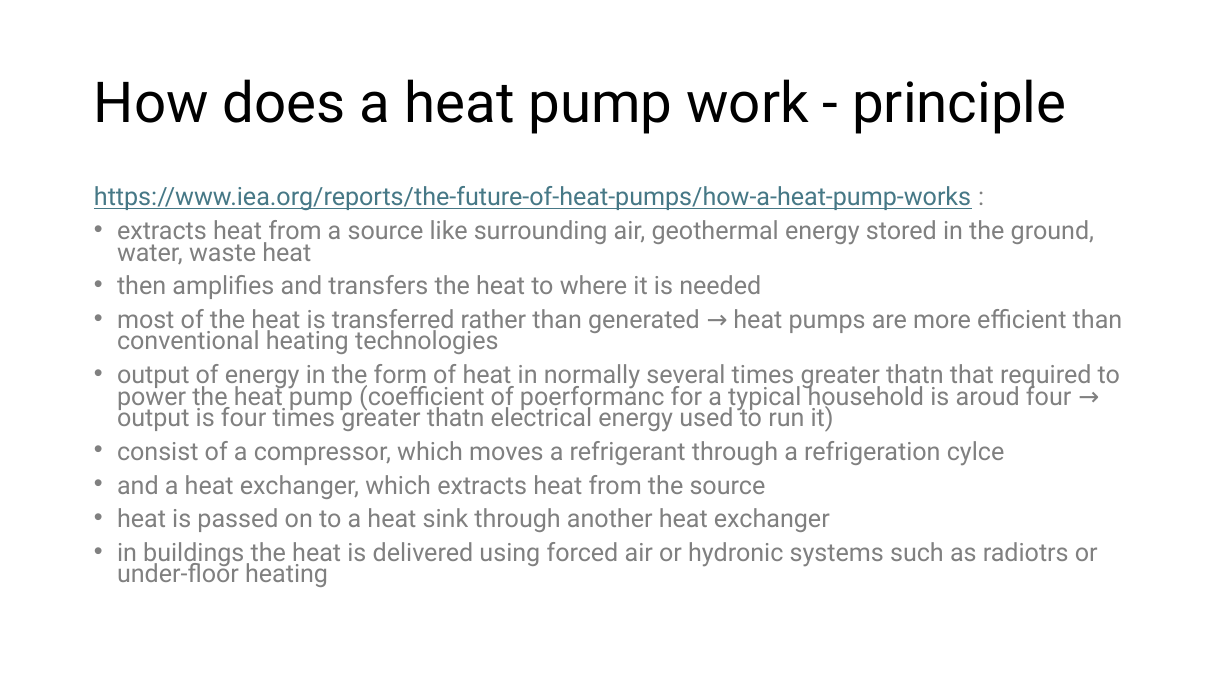
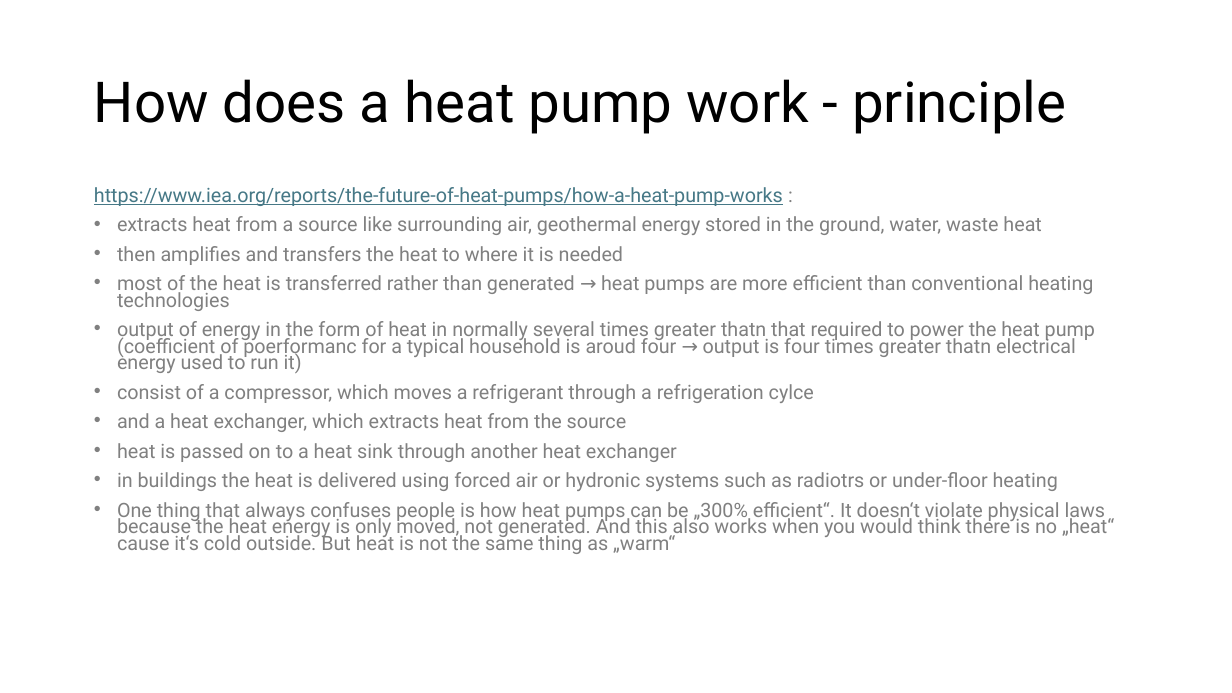
Before and after one commit to eyjomoin/Modeling-buildings-and-their-heating-systems, a slide deck: slide 9 of presentation/heat.pptx. Drawn at 1232x693 pixels with LibreOffice and Linux fonts; fonts in the diff are those of the drawing. Boxes give left, top, right and bottom in pixels: in the first picture for what was removed or moved away, otherwise in the second. Text is boxed around its words. In the diff, an @@ line names an element or a change of style, - is before the commit and + after.

```diff
--- a/presentation/heat.pptx
+++ b/presentation/heat.pptx
@@ text at bbox=[94, 187, 1095, 491]: size 19.6 to 15.4 pt in "https://www.iea.org/reports/the-future-of-heat-pumps/how-a-h ...", "extracts heat from a source like surrounding ...", "then amplifies and transfers the heat to ...", "most of the heat is transferred rather ..." and 5 more places @@
@@ text at bbox=[117, 502, 1114, 554]: paragraph added @@
+• One thing that always confuses people is how heat pumps can be „300% efficient“. It doesn‘t violate physical laws because the heat energy is only moved, not generated. And this also works when you would think there is no „heat“ cause it‘s cold outside. But heat is not the same thing as „warm“
```
Also in this commit, not shown: 1 other slide changed, 3 slides added, 3 slides removed, 2 other files.
